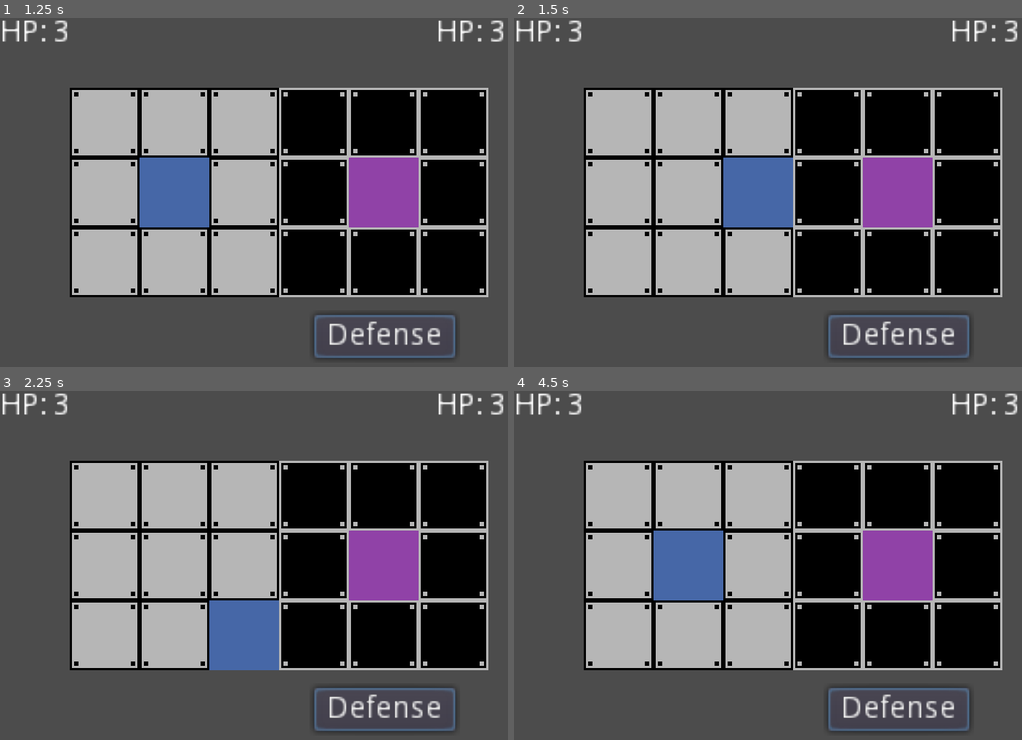
Above: before the commit, frames 1-4 (two rows, left to right).
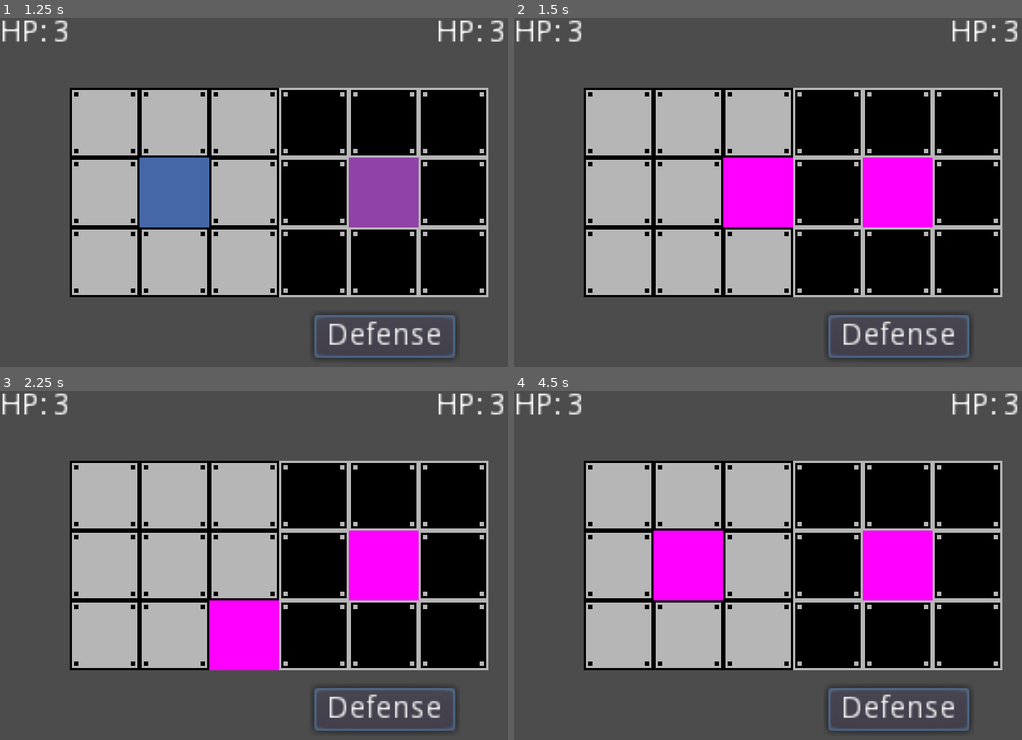
Above: after the commit, the same moments.

Repository: CaresleGames/Tactics
Game: Godot game, scene res://src/Test/Test.tscn
Same seed, same stepped clock (60 frames per second), same inputs: the game is played once before the commit and once after it. The project has no main scene, so this scene is started directly.
Inputs:
- Up to frame 1 (1.25 s): click "Defense" at 0.5 s
- Up to frame 2 (1.5 s): tap Enter (ui_accept) at 1.25 s; hold Right (ui_right) from 1.28 s (still down); tap S (ui_defense) at 1.35 s
- Up to frame 3 (2.25 s): tap Enter (ui_accept) at 1.52, 1.55, 1.82, 2, 2.1 s; release Right (ui_right) at 2.03 s; hold Down (ui_down) from 2.03 s (still down)
- Up to frame 4 (4.5 s): tap Enter (ui_accept) at 2.27, 2.57, 2.75, 3.05, 3.5, 3.77, 4.07, 4.25, 4.35 s; tap S (ui_defense) at 2.3, 2.85, 3.6 s; release Down (ui_down) at 2.78 s; hold Right (ui_right) 2.78-3.53 s; hold Up (ui_up) 3.53-4.28 s; hold Left (ui_left) from 4.28 s (still down)

Frame 1 is identical in both runs. In frame 2, 5.5% of the frame differs, in the area x 41-83%, y 40-60%; in frame 3, 5.5%; in frame 4, 5.5%.

Commit message:
End defense command

Diff:
--- a/src/Actor/Actor.gd
+++ b/src/Actor/Actor.gd
@@ -16,11 +16,12 @@
 
 # @DebuVar
 var color_defending := Color(125, 0, 125, 255)
-var color_normal := Color(255, 255, 255, 0)
+var color_normal := Color(255, 255, 255, 255)
 
 func _ready() -> void:
 	connect("take_damage", self, "_on_take_damage")
 	connect("battle_end", self, "_on_battle_end")
+	connect("defending", self, "_on_defending")
 
 # @Signal take_damage(damage)
 func _on_take_damage(damage: int) -> void:
@@ -45,3 +46,4 @@
 
 func _on_DefenseTime_timeout() -> void:
 	is_defending = false
+	sprite.modulate = color_normal
--- a/src/Actor/Player/Player.gd
+++ b/src/Actor/Player/Player.gd
@@ -64,6 +64,8 @@
 	snap_move()
 	if Input.is_action_just_pressed("ui_attack"):
 		tile.emit_signal("attack_player")
+	if Input.is_action_just_pressed("ui_defense"):
+		emit_signal("defending")
 
 
 func _on_set_origin(position: Vector2) -> void:
--- a/src/Actor/Player/Player.tscn
+++ b/src/Actor/Player/Player.tscn
@@ -4,7 +4,6 @@
 [ext_resource path="res://src/Actor/Player/Player.gd" type="Script" id=2]
 
 [node name="Player" instance=ExtResource( 1 )]
-position = Vector2( 0, 0 )
 script = ExtResource( 2 )
 tile_parent = NodePath("")
 
--- a/src/Test/Test.gd
+++ b/src/Test/Test.gd
@@ -4,8 +4,6 @@
 signal move_player(pos)
 # Called when the player attacks
 signal attack_player()
-# Called when the player use the defense command
-signal defense_player()
 
 
 enum ValidCell {
@@ -31,7 +29,6 @@
 func _ready() -> void:
 	connect("move_player", self, "_on_move_player")
 	connect("attack_player", self, "_on_attack_player")
-	connect("defense_player", self, "_on_defense_player")
 	center_actors()
 
 
@@ -77,6 +74,10 @@
 		player.emit_signal("battle_end")
 		enemy.emit_signal("battle_end")
 
+	# @DebugAction
+	if Input.is_action_just_pressed("ui_accept"):
+		enemy.emit_signal("defending")
+
 
 # @Signal move_player(pos)
 """
@@ -101,8 +102,3 @@
 	var cell_enemy : Vector2 = tile.world_to_map(enemy.position)
 	if cell_player.y == cell_enemy.y:
 		enemy.emit_signal("take_damage", 1)
-
-
-# @Signal defense_player()
-func _on_defense_player() -> void:
-	pass
Not shown, added: ProjectSymbology.md
